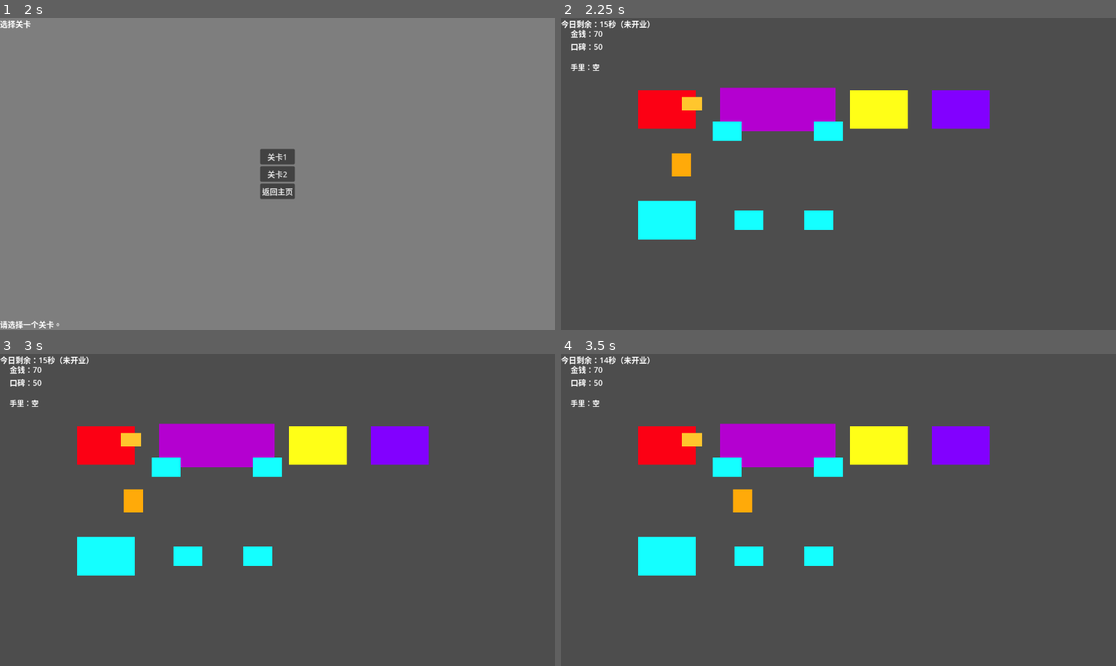
Above: before the commit, frames 1-4 (two rows, left to right).
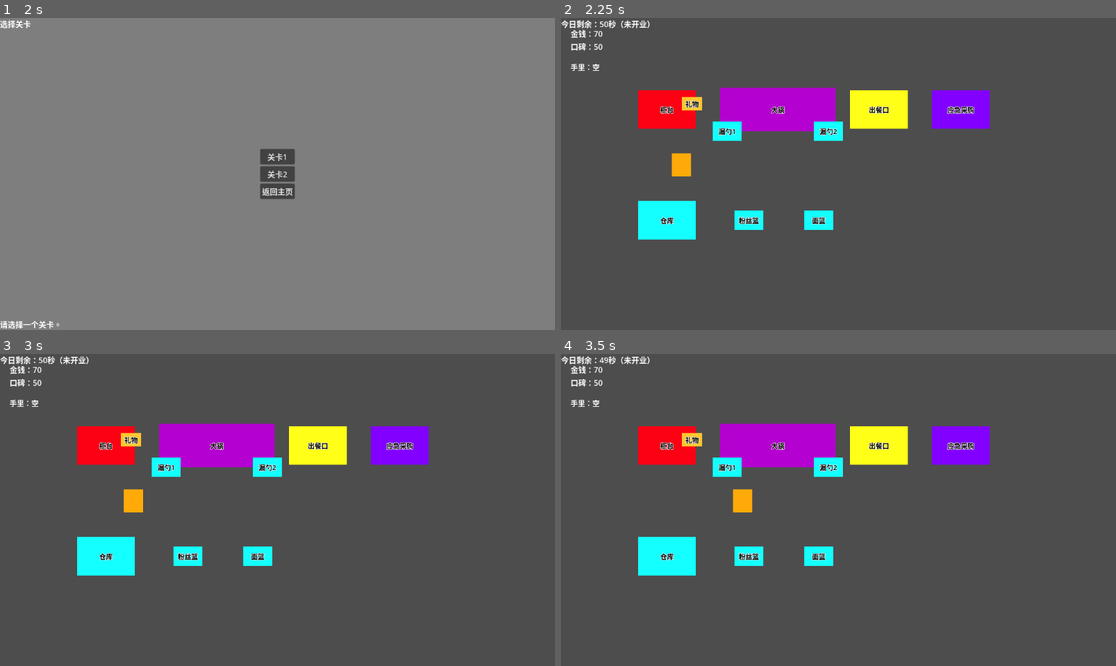
Above: after the commit, the same moments.

Repository: lcy2333orz-crypto/midemalatang
Game: Godot game, scene res://scenes/menus/title_menu.tscn
Same seed, same stepped clock (60 frames per second), same inputs: the game is played once before the commit and once after it.
Inputs (mouse positions are in pixels of both pictures, inside the frame that each line leads up to):
- Up to frame 1 (2 s): click "开始游戏" at 0.5 s; click "进入选关" at 1.25 s
- Up to frame 2 (2.25 s): click "关卡1" at 2 s
- Up to frame 3 (3 s): tap Enter at 2.75 s; move the mouse to (399, 494) at 2.77 s; hold Right (ui_right) from 2.78 s (still down); hold E (interact) from 2.78 s (still down); click (399, 494) at 2.92 s
- Up to frame 4 (3.5 s): keep holding Right (ui_right); keep holding E (interact)

Frame 1 is identical in both runs. In frame 2, 0.7% of the frame differs, in the area x 7-75%, y 1-67%; in frame 3, 0.7%; in frame 4, 0.7%, in the area x 6-75%, y 1-67%.

Commit message:
加入中文解释

Diff:
--- a/gameplay/systems/cooking_system.gd
+++ b/gameplay/systems/cooking_system.gd
@@ -1844,27 +1844,39 @@
 
 
 
+	var needed_ingredients: Dictionary = get_cart_ingredients_needed_from_pot(customer)
+
+
+
 	if CustomerOrderState.needs_emergency_purchase(customer):
 
-		print(TextDB.get_text("LOG_CUSTOMER_STILL_SHORTAGE_EMERGENCY"))
+		var current_shortage: Dictionary = {}
+
+		if manager.emergency_purchase_system != null:
+
+			current_shortage = manager.emergency_purchase_system.get_customer_shortage(customer)
+
+		if current_shortage.is_empty():
+
+			CustomerOrderState.set_needs_emergency_purchase(customer, false)
+
+		else:
+
+			print(TextDB.get_text("LOG_CUSTOMER_STILL_SHORTAGE_EMERGENCY"))
+
+			return false
+
+
+
+	if needed_ingredients.is_empty() and not CustomerOrderState.needs_ingredients(customer):
 
 		return false
 
 
 
-	if not CustomerOrderState.needs_ingredients(customer):
+	if needed_ingredients.is_empty() and CustomerOrderState.is_ingredients_ready(customer):
 
 		return false
-
-
-
-	if CustomerOrderState.is_ingredients_ready(customer):
-
-		return false
-
-
-
-	var needed_ingredients: Dictionary = get_cart_ingredients_needed_from_pot(customer)
 
 
 
--- a/scenes/gameplay/game_manager.gd
+++ b/scenes/gameplay/game_manager.gd
@@ -48,7 +48,7 @@
 var is_cleanup_phase: bool = false
 var has_round_finished: bool = false
 
-var day_duration_seconds: float = 15.0
+var day_duration_seconds: float = 50.0
 var day_time_left: float = 90.0
 var auto_close_triggered: bool = false
 
--- a/scenes/stations/station_area.gd
+++ b/scenes/stations/station_area.gd
@@ -4,10 +4,100 @@
 @export var interaction_label: String = ""
 @export var interaction_priority: int = 0
 
+const DEBUG_STATION_LABELS: Dictionary = {
+	"Counter": "柜台",
+	"Cooker": "大锅",
+	"DeliveryPoint": "出餐口",
+	"StorageArea": "仓库",
+	"EmergencyShop": "应急采购",
+	"GlassNoodleBasket": "粉丝篮",
+	"NoodleBasket": "面篮",
+	"StapleLadle1": "漏勺1",
+	"StapleLadle2": "漏勺2",
+	"GiftBox": "礼物"
+}
+
 
 func _ready() -> void:
 	body_entered.connect(_on_body_entered)
 	body_exited.connect(_on_body_exited)
+	_create_or_update_debug_station_label()
+
+
+func _process(_delta: float) -> void:
+	_create_or_update_debug_station_label()
+	_update_debug_station_label_position()
+
+
+func _create_or_update_debug_station_label() -> void:
+	var label_text: String = str(DEBUG_STATION_LABELS.get(station_name, ""))
+	if label_text == "":
+		return
+
+	var label_parent: Node = _get_debug_station_label_parent()
+	if label_parent == null:
+		return
+
+	var label_name: String = _get_debug_station_label_name()
+	var label: Label = label_parent.get_node_or_null(label_name) as Label
+	if label == null:
+		label = Label.new()
+		label.name = label_name
+		label_parent.add_child(label)
+
+	var label_size: Vector2 = Vector2(132, 26)
+
+	if station_name == "Cooker":
+		label_size.x = 220
+	elif station_name == "EmergencyShop":
+		label_size.x = 150
+
+	label.text = label_text
+	label.size = label_size
+	label.scale = Vector2.ONE
+	label.z_as_relative = false
+	label.z_index = 350
+	label.mouse_filter = Control.MOUSE_FILTER_IGNORE
+	label.horizontal_alignment = HORIZONTAL_ALIGNMENT_CENTER
+	label.vertical_alignment = VERTICAL_ALIGNMENT_CENTER
+	label.add_theme_color_override("font_color", Color.BLACK)
+	label.add_theme_color_override("font_outline_color", Color(1.0, 1.0, 1.0, 0.9))
+	label.add_theme_constant_override("outline_size", 4)
+	label.add_theme_font_size_override("font_size", 14)
+	_update_debug_station_label_position()
+
+
+func _update_debug_station_label_position() -> void:
+	var station_node: Node = get_parent()
+	if station_node == null:
+		return
+
+	var label_parent: Node = _get_debug_station_label_parent()
+	if label_parent == null:
+		return
+
+	var label: Label = label_parent.get_node_or_null(_get_debug_station_label_name()) as Label
+	if label == null:
+		return
+
+	var station_position: Vector2 = Vector2.ZERO
+	if station_node is Node2D:
+		station_position = get_viewport().get_canvas_transform() * (station_node as Node2D).global_position
+
+	var label_offset: Vector2 = Vector2(-label.size.x * 0.5, -label.size.y * 0.5)
+	label.position = station_position + label_offset
+
+
+func _get_debug_station_label_parent() -> Node:
+	var game_ui: Node = get_tree().get_first_node_in_group("game_ui")
+	if game_ui != null:
+		return game_ui
+
+	return get_parent()
+
+
+func _get_debug_station_label_name() -> String:
+	return "DebugStationNameLabel_%s" % station_name
 
 
 func get_interaction_priority() -> int:
